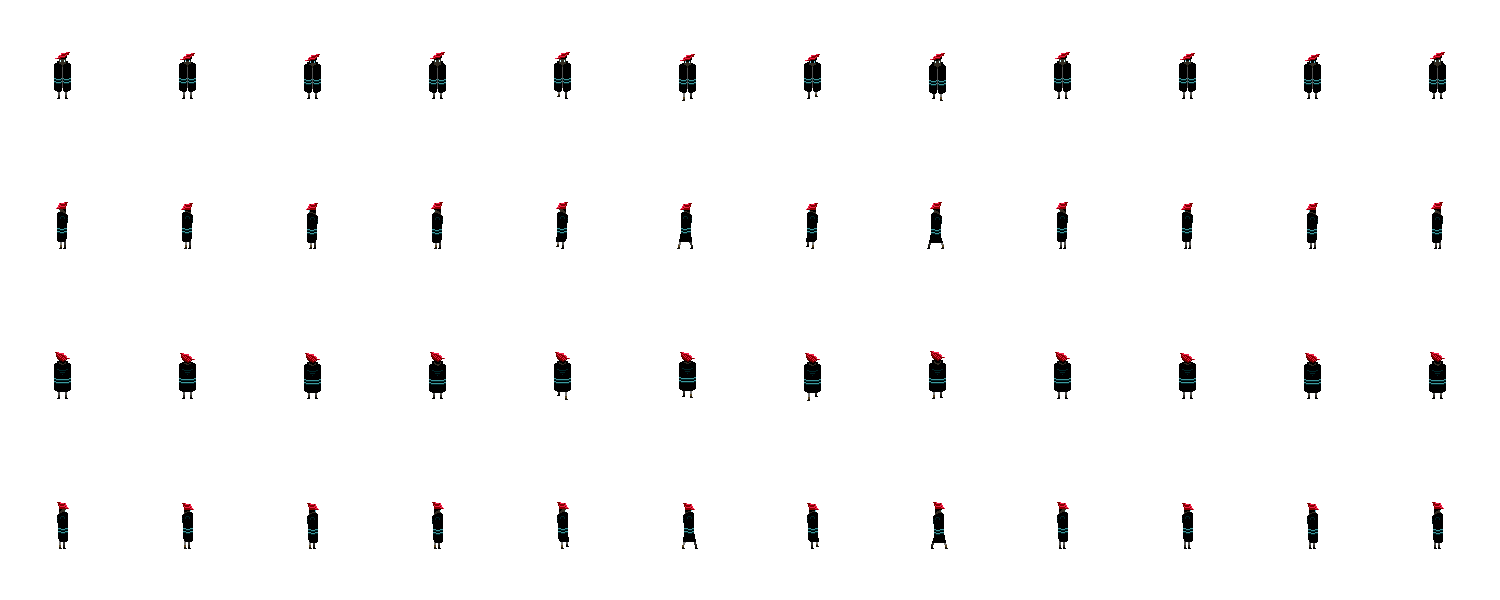
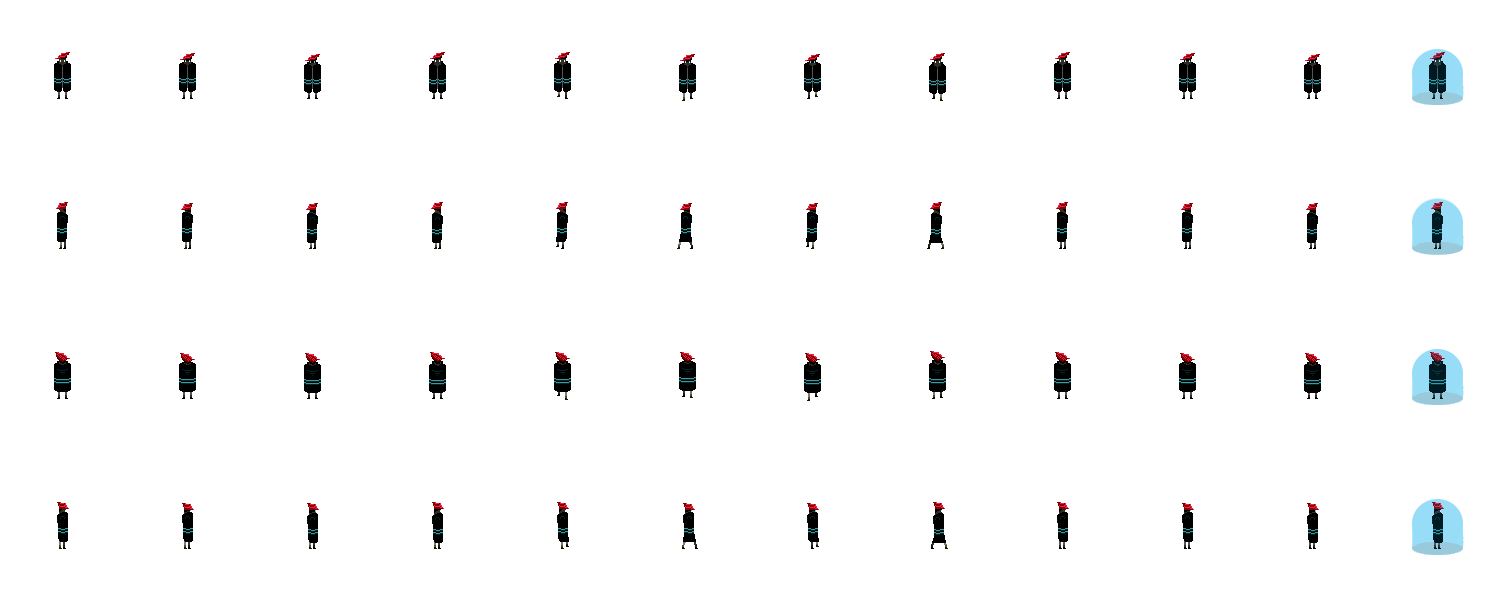
Revision of a layered 1500 x 600 image; what changed, layer by layer:
added layer "shield copy" (15%) above "main4" over [1411, 49, 1464, 555]
added layer "shield" (30%) over [1411, 49, 1464, 555]
